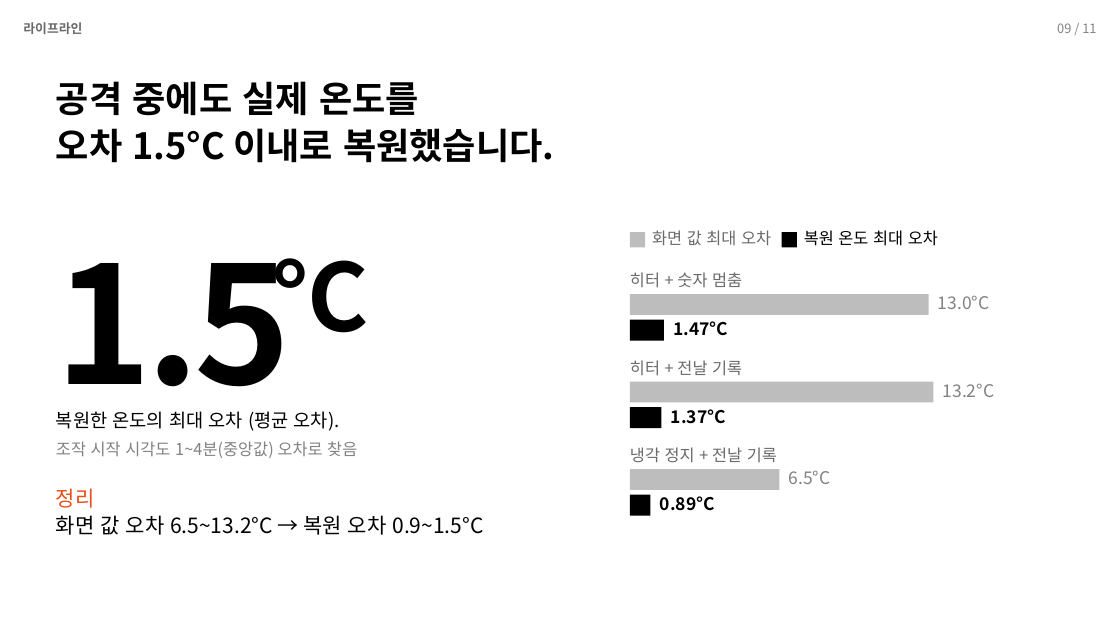
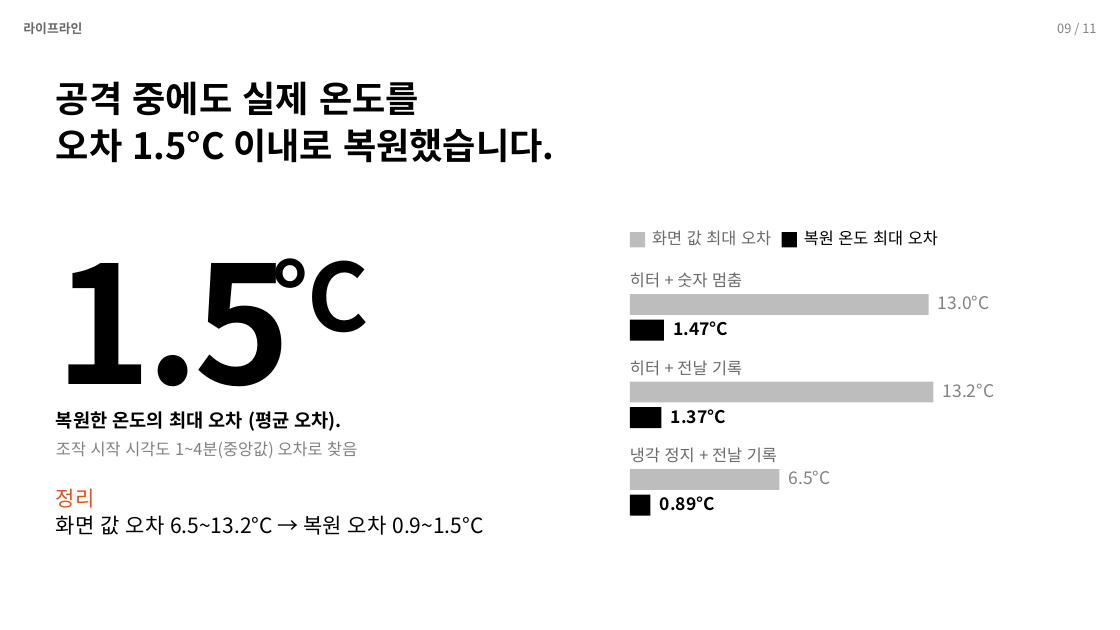
Before and after one commit to Jakpae/Blood-fridge-tamper-detection, a slide deck: slide 9 of docs/presentation/발표_라이프라인.pptx. Drawn at 1120x630 pixels with LibreOffice and Linux fonts; fonts in the diff are those of the drawing. Boxes give left, top, right and bottom in pixels: in the first picture for what was removed or moved away, otherwise in the second. Text is boxed around its words. In the diff, an @@ line names an element or a change of style, - is before the commit and + after.

```diff
--- a/docs/presentation/발표_라이프라인.pptx
+++ b/docs/presentation/발표_라이프라인.pptx
@@ text "복원한 온도의 최대 오차 (평균 ..." at [56, 411, 342, 431]: bold on @@
```
Also in this commit, not shown: 5 other slides changed.
